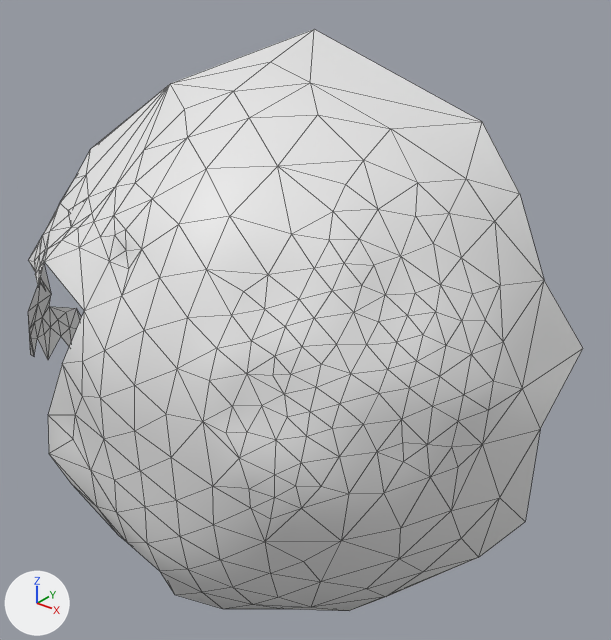
One commit to the OBJ model res/final/onecam_fullvolume/06/cleanedup/FullVolium.000144.obj: the scene before it, then after it.
The view is the same before and after, from a camera (50 mm lens) standing at (-266.3, 515.5, -94.0) and looking at (-387.2, 666.7, -187.7). Lighting does not change. The marker at lower left points along +X, +Y and +Z. Mesh edges are drawn as thin lines. Where no turn or scale is listed for an object, it has been applied to the vertices.

The older version as bpy lines, for what is in view:
```python
me_fullvolium_000144 = bpy.data.meshes.new('FullVolium.000144')
me_fullvolium_000144.from_pydata(...)  # 265 vertices, 485 faces; spans x -469.5..-323.5, y 608.5..706.2, z -258.2..-123.3
ob_fullvolium_000144 = bpy.data.objects.new('FullVolium.000144', me_fullvolium_000144)
ob_fullvolium_000144.location = (0.0, 0.0, 0.0)
```
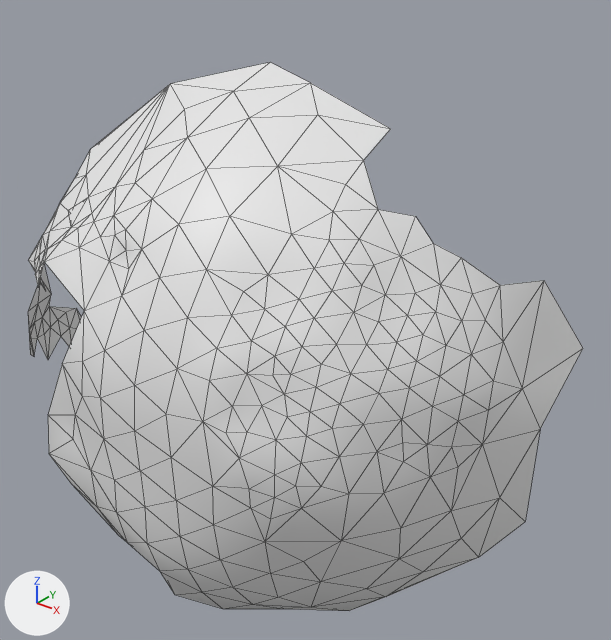
Changed parts and their boxes [x1, y1, x2, y2] in the pictures (611 x 640 px):
'FullVolium.000144', reshaped: before [28, 29, 583, 611]; after [28, 62, 583, 611]
part 1 of me_fullvolium_000144, deleted: before [170, 29, 544, 285]

The change in detail:
me_fullvolium_000144 is used by ob_fullvolium_000144; location (0.0, 0.0, 0.0).
me_fullvolium_000144 had 265 vertices, 485 faces and spanned x -469.5..-323.5, y 608.5..706.2, z -258.2..-123.3.
me_fullvolium_000144 now has 258 vertices, 465 faces and spans x -469.5..-323.5, y 608.5..687.8, z -258.2..-127.0.
Part 1, on me_fullvolium_000144:
7 vertices are removed from x -415.8..-340.5, y 660.2..706.2, z -152.6..-123.3.
20 faces are deleted.
